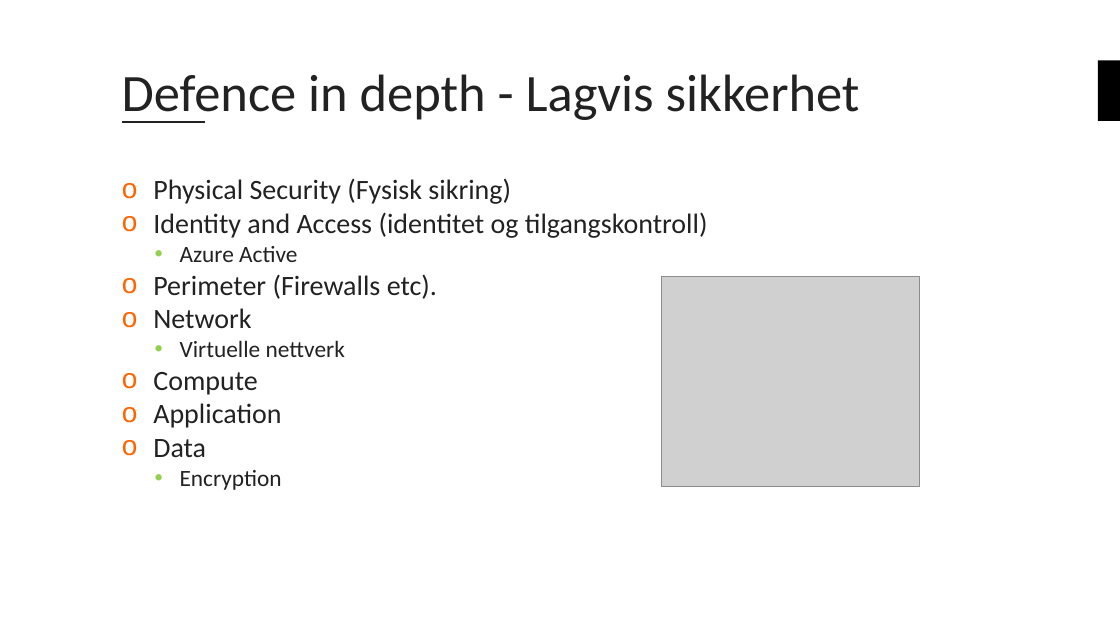
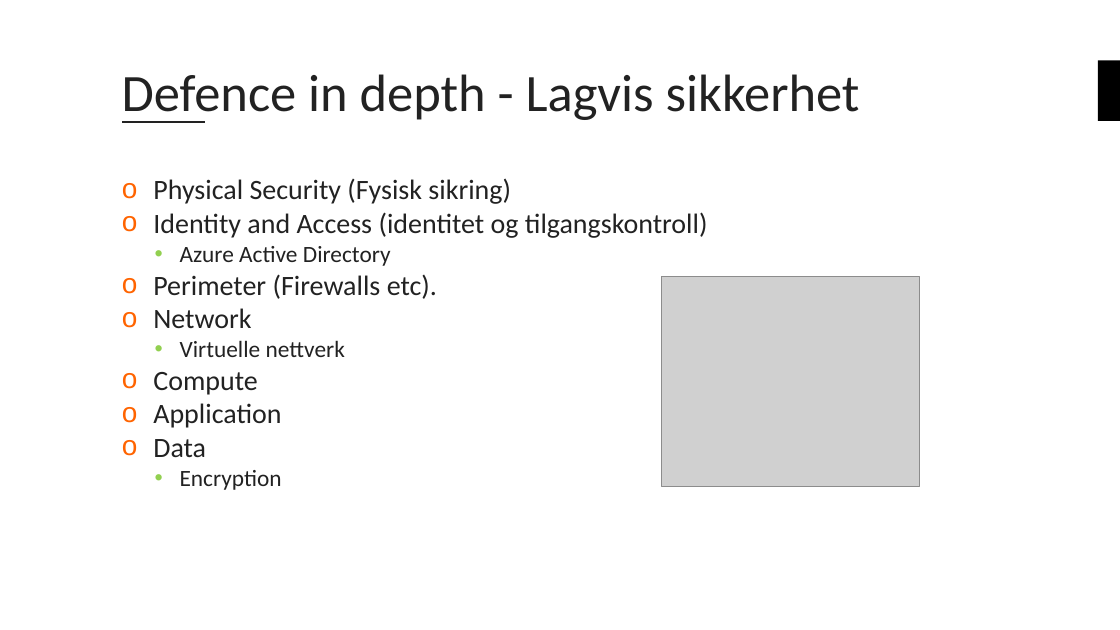
Before and after one commit to bouvet/azure-workshops, a slide deck: slide 7 of Workshop_3/Presentasjon/Azureskolen-Workshop#3.pptx. Drawn at 1120x630 pixels with LibreOffice and Linux fonts; fonts in the diff are those of the drawing; grey boxes stand for pictures; background and template pictures are left out. Boxes give left, top, right and bottom in pixels: in the first picture for what was removed or moved away, otherwise in the second. Text is boxed around its words. In the diff, an @@ line names an element or a change of style, - is before the commit and + after.

```diff
--- a/Workshop_3/Presentasjon/Azureskolen-Workshop#3.pptx
+++ b/Workshop_3/Presentasjon/Azureskolen-Workshop#3.pptx
@@ text at (x1=180, y1=246, x2=391, y2=266): text changed @@
-  • Azure Active
+  • Azure Active Directory
```
Also in this commit, not shown: 7 other slides changed.
